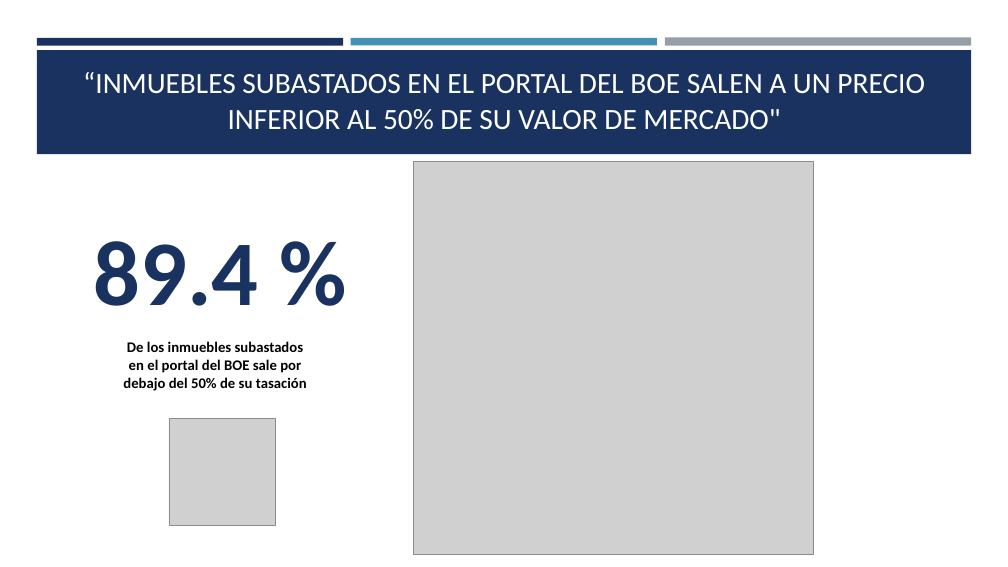
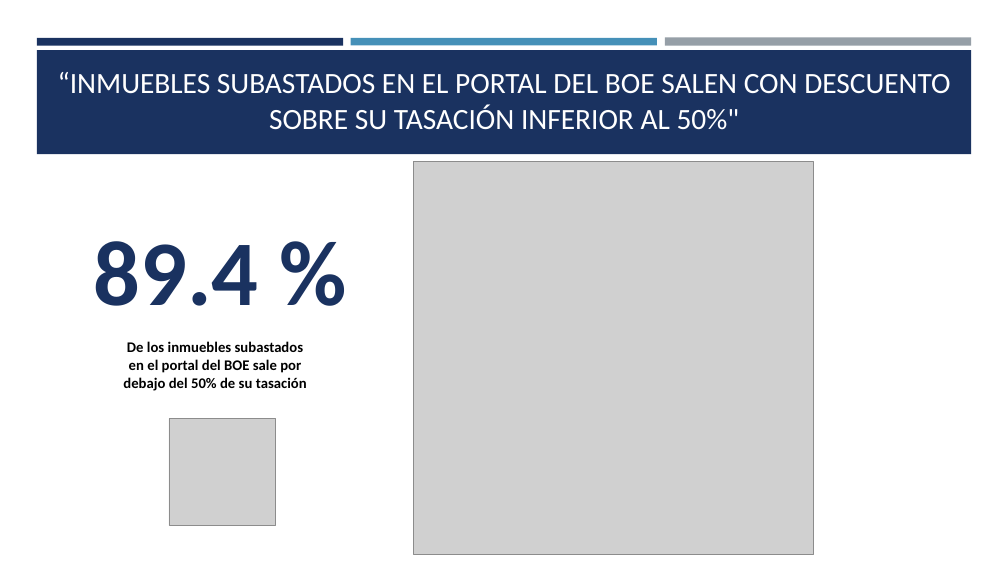
Before and after one commit to nadia0207/Proyecto_EDA_Subastas_BOE, a slide deck: slide 2 of PresentacionEDA.pptx. Drawn at 1008x567 pixels with LibreOffice and Linux fonts; fonts in the diff are those of the drawing; grey boxes stand for pictures. Boxes give left, top, right and bottom in pixels: in the first picture for what was removed or moved away, otherwise in the second. Text is boxed around its words. In the diff, an @@ line names an element or a change of style, - is before the commit and + after.

```diff
--- a/PresentacionEDA.pptx
+++ b/PresentacionEDA.pptx
@@ title at <box>58,72,950,130</box>: text changed @@
-“INMUEBLES SUBASTADOS EN EL PORTAL DEL BOE SALEN A UN PRECIO INFERIOR AL 50% DE SU VALOR DE MERCADO"
+“INMUEBLES SUBASTADOS EN EL PORTAL DEL BOE SALEN CON DESCUENTO SOBRE SU TASACIÓN INFERIOR AL 50%"
```
Also in this commit, not shown: 2 other slides changed.
